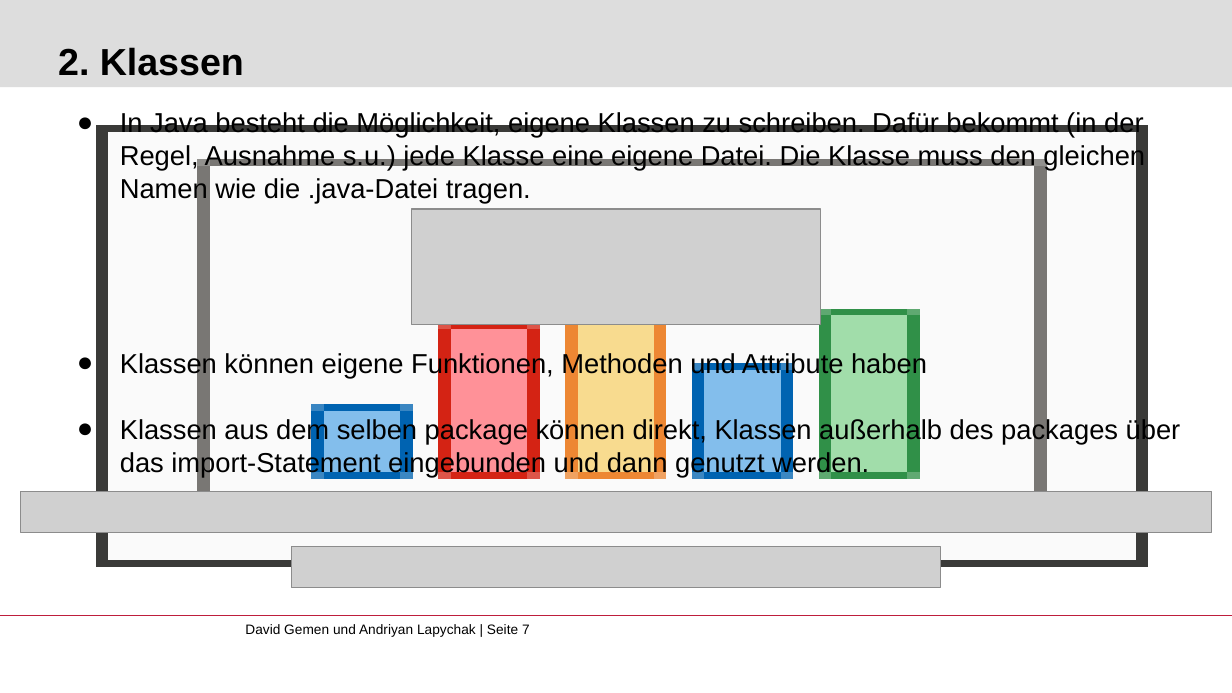
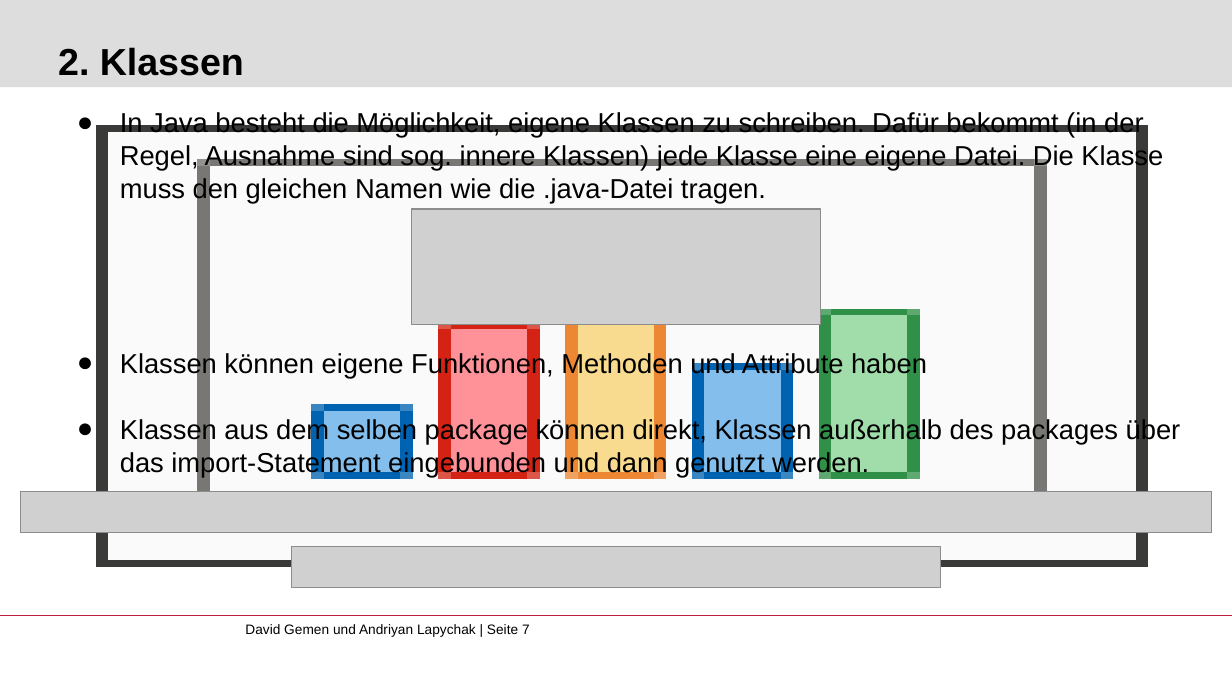
Before and after one commit to gemdav/Programmieren-1-Tutorium, a slide deck: slide 7 of slides/04_functions_classes_packages.pptx. Drawn at 1232x693 pixels with LibreOffice and Linux fonts; fonts in the diff are those of the drawing; grey boxes stand for pictures; background and template pictures are left out. Boxes give left, top, right and bottom in pixels: in the first picture for what was removed or moved away, otherwise in the second. Text is boxed around its words. In the diff, an @@ line names an element or a change of style, - is before the commit and + after.

```diff
--- a/slides/04_functions_classes_packages.pptx
+++ b/slides/04_functions_classes_packages.pptx
@@ text at (x1=120, y1=112, x2=1163, y2=204): text changed @@
-● In Java besteht die Möglichkeit, eigene Klassen zu schreiben. Dafür bekommt (in der Regel, Ausnahme s.u.) jede Klasse eine eigene Datei. Die Klasse muss den gleichen Namen wie die .java-Datei tragen.
+● In Java besteht die Möglichkeit, eigene Klassen zu schreiben. Dafür bekommt (in der Regel, Ausnahme sind sog. innere Klassen) jede Klasse eine eigene Datei. Die Klasse muss den gleichen Namen wie die .java-Datei tragen.
```
Also in this commit, not shown: 4 other slides changed, 2 other files.
